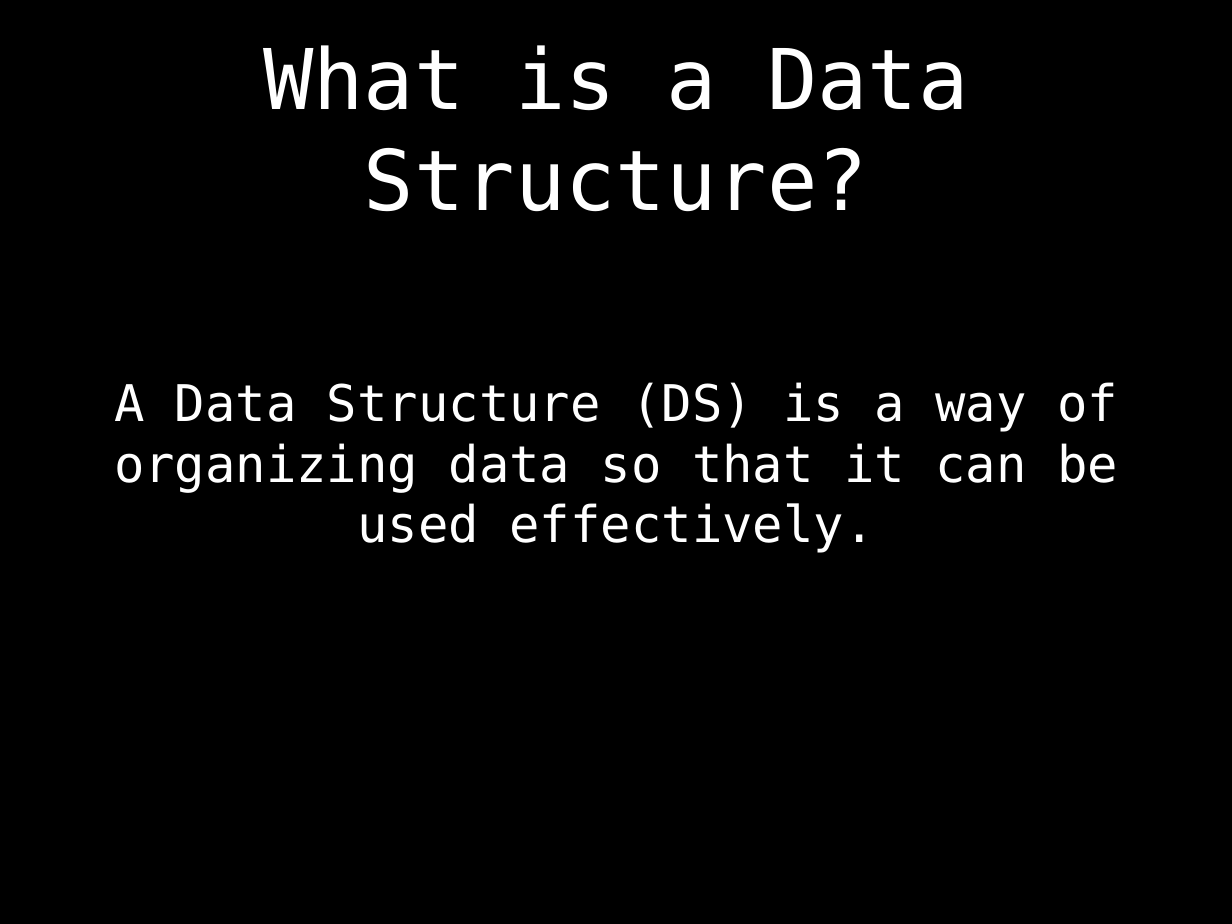
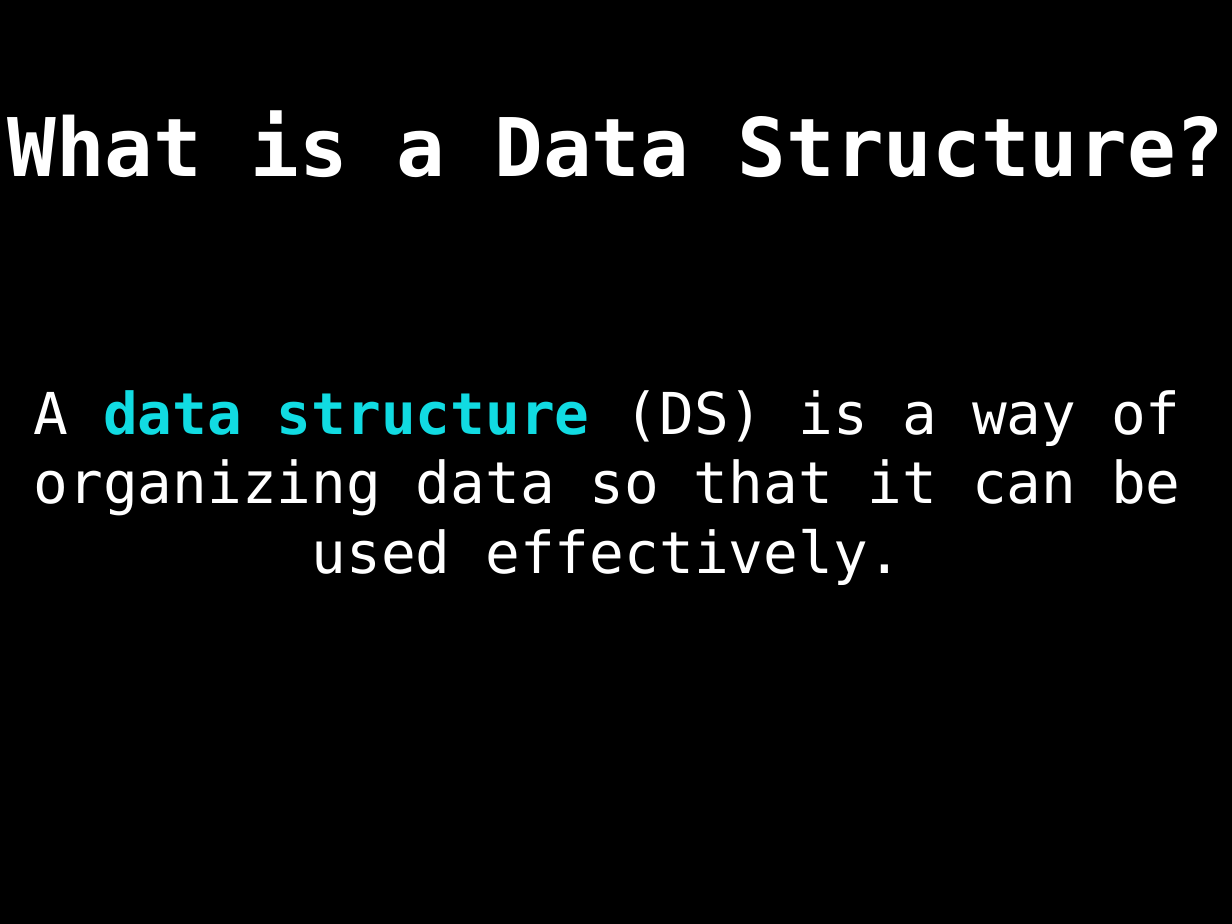
Before and after one commit to williamfiset/DEPRECATED-data-structures, a slide deck: slide 2 of Introduction/ds_intro_slides.pptx (slide 4 before the commit). Drawn at 1232x924 pixels with LibreOffice and Linux fonts; fonts in the diff are those of the drawing. Boxes give left, top, right and bottom in pixels: in the first picture for what was removed or moved away, otherwise in the second. Text is boxed around its words. In the diff, an @@ line names an element or a change of style, - is before the commit and + after.

```diff
--- a/Introduction/ds_intro_slides.pptx
+++ b/Introduction/ds_intro_slides.pptx
@@ title "What is a Data Structure?": place and size @@
-title "What is a Data Structure?" at (263,45,969,212)
+title "What is a Data Structure?" at (8,110,1225,177)
@@ title "What is a Data Structure?" at (8,110,1225,177): size 69.6 to 67.2 pt, bold on @@
@@ text at (33,390,1181,585): text changed; size 42 to 48 pt @@
-A Data Structure (DS) is a way of organizing data so that it can be used effectively.
+A data structure (DS) is a way of organizing data so that it can be used effectively.
```
Also in this commit, not shown: 16 other slides changed, 4 slides added, 5 slides removed, 2 other files.
